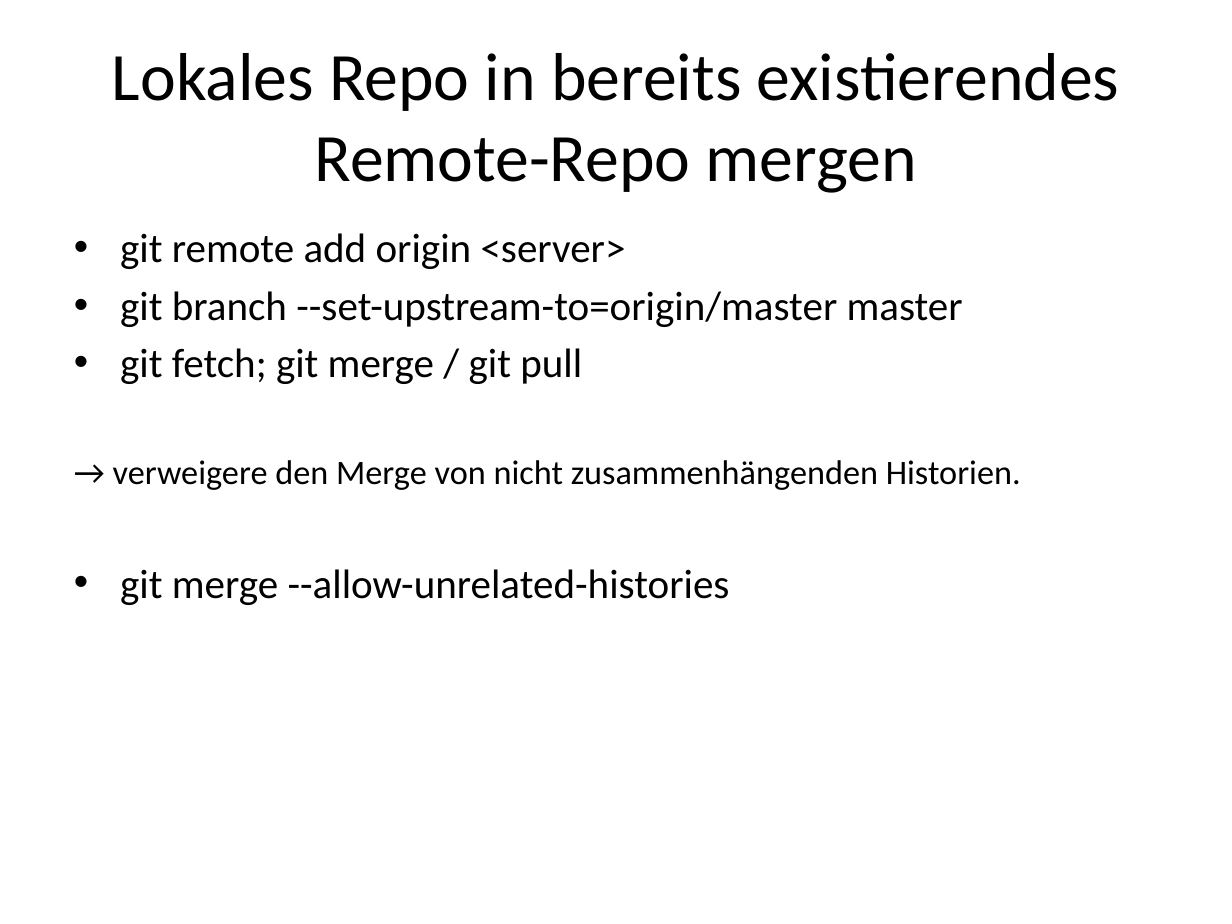
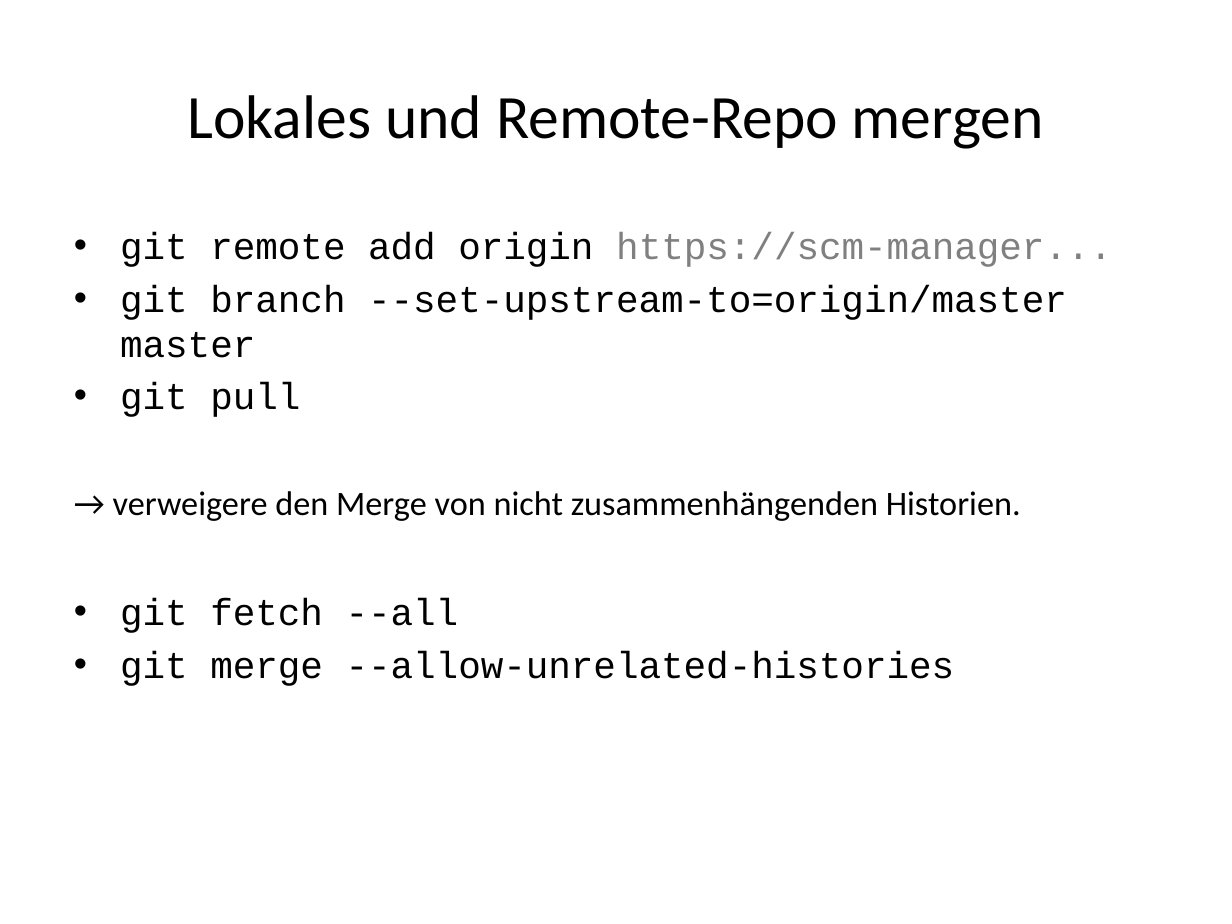
Before and after one commit to kotlincook/gitplayground, a slide deck: slide 41 of GIT.pptx (slide 30 before the commit). Drawn at 1232x924 pixels with LibreOffice and Linux fonts; fonts in the diff are those of the drawing. Boxes give left, top, right and bottom in pixels: in the first picture for what was removed or moved away, otherwise in the second. Text is boxed around its words. In the diff, an @@ line names an element or a change of style, - is before the commit and + after.

```diff
--- a/GIT.pptx
+++ b/GIT.pptx
@@ title at (x1=188, y1=95, x2=1044, y2=149): text changed; size 39.6 to 36 pt @@
-Lokales Repo in bereits existierendes Remote-Repo mergen
+Lokales und Remote-Repo mergen
@@ text at (x1=120, y1=232, x2=1112, y2=267): text changed; size 24 to 22 pt; font Calibri to Courier New; text colour #000000 to #808080 @@
-• git remote add origin <server>
+• git remote add origin https://scm-manager...
@@ text at (x1=120, y1=285, x2=1067, y2=686): size 24 to 22 pt, font Calibri to Courier New in "git branch --set-upstream-to=origin/master master", "git merge --allow-unrelated-histories" @@
@@ text at (x1=120, y1=383, x2=300, y2=417): text changed; size 24 to 22 pt; font Calibri to Courier New @@
-• git fetch; git merge / git pull
+• git pull
@@ text at (x1=120, y1=598, x2=459, y2=633): paragraph added @@
+• git fetch --all
```
Also in this commit, not shown: 22 other slides changed, 11 slides added, 1 other file.
